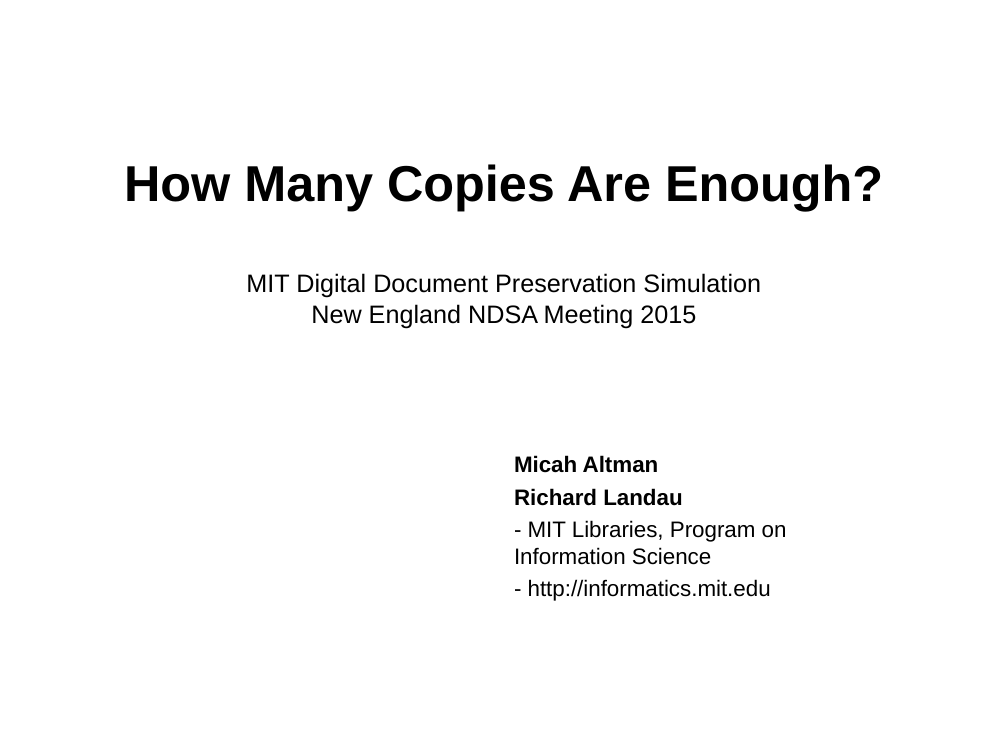
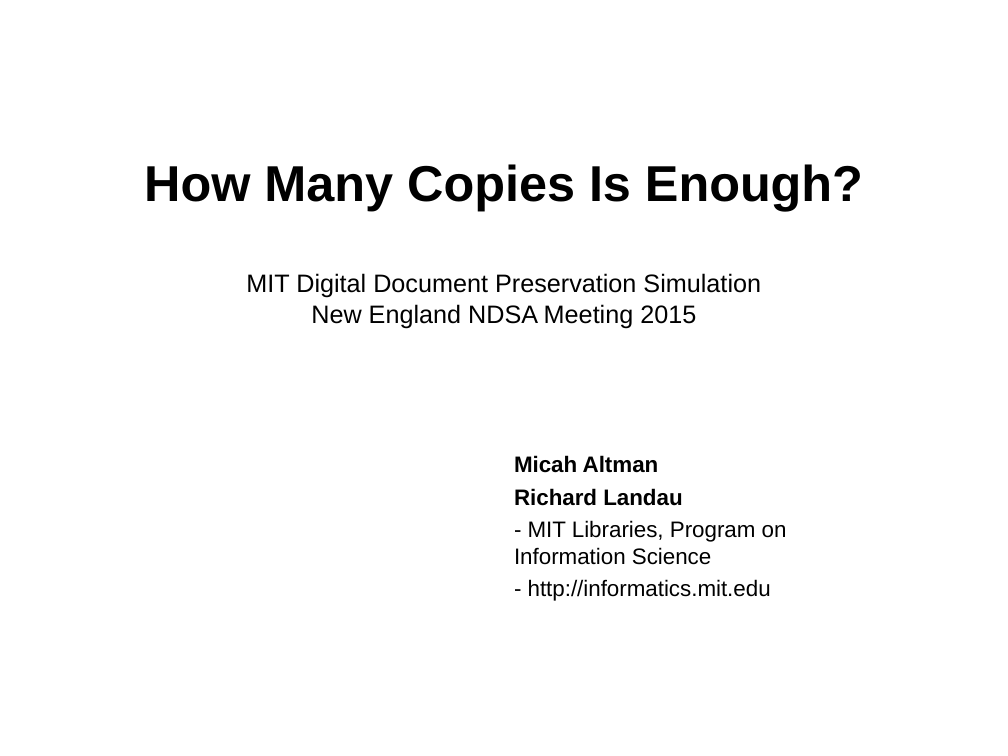
Before and after one commit to MIT-Informatics/PreservationSimulation, a slide deck: slide 1 of shelf/docs/Slides_NewEnglandNDSA.ppt. Drawn at 1008x756 pixels with LibreOffice and Linux fonts; fonts in the diff are those of the drawing. Boxes give left, top, right and bottom in pixels: in the first picture for what was removed or moved away, otherwise in the second. Text is boxed around its words. In the diff, an @@ line names an element or a change of style, - is before the commit and + after.

```diff
--- a/shelf/docs/Slides_NewEnglandNDSA.ppt
+++ b/shelf/docs/Slides_NewEnglandNDSA.ppt
@@ title at [144, 164, 863, 211]: text changed @@
-How Many Copies Are Enough?
+How Many Copies Is Enough?
```
Also in this commit, not shown: 8 other slides changed, 1 slide removed, 1 other file.
